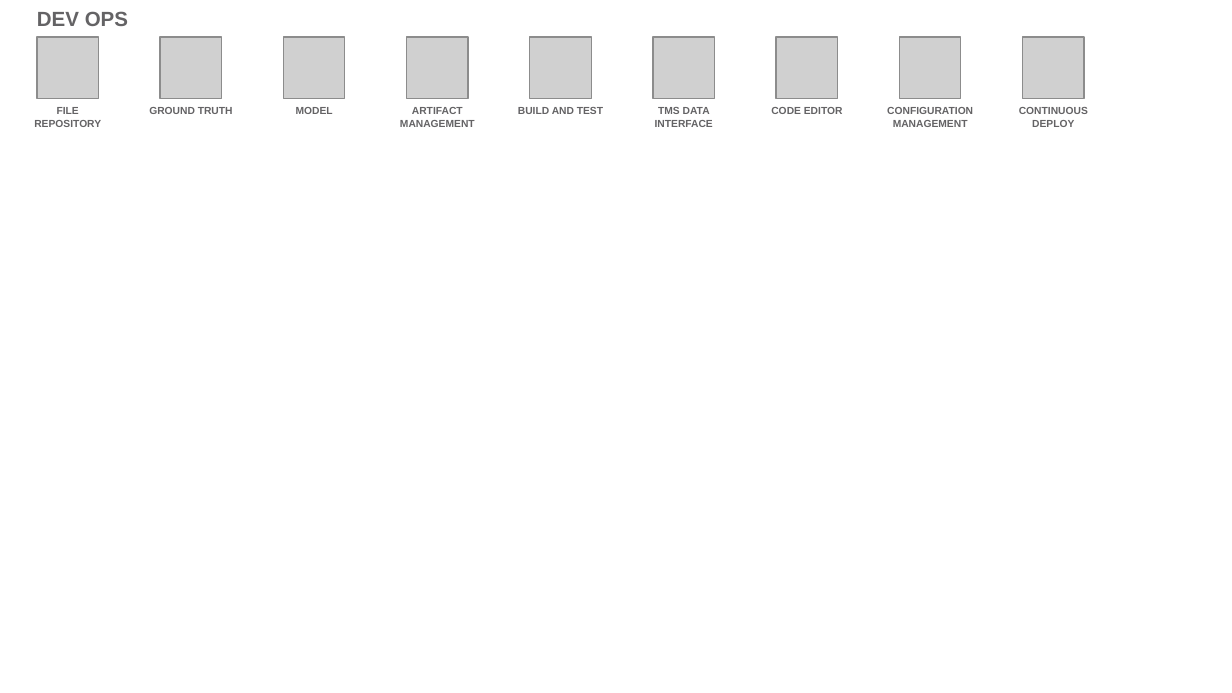
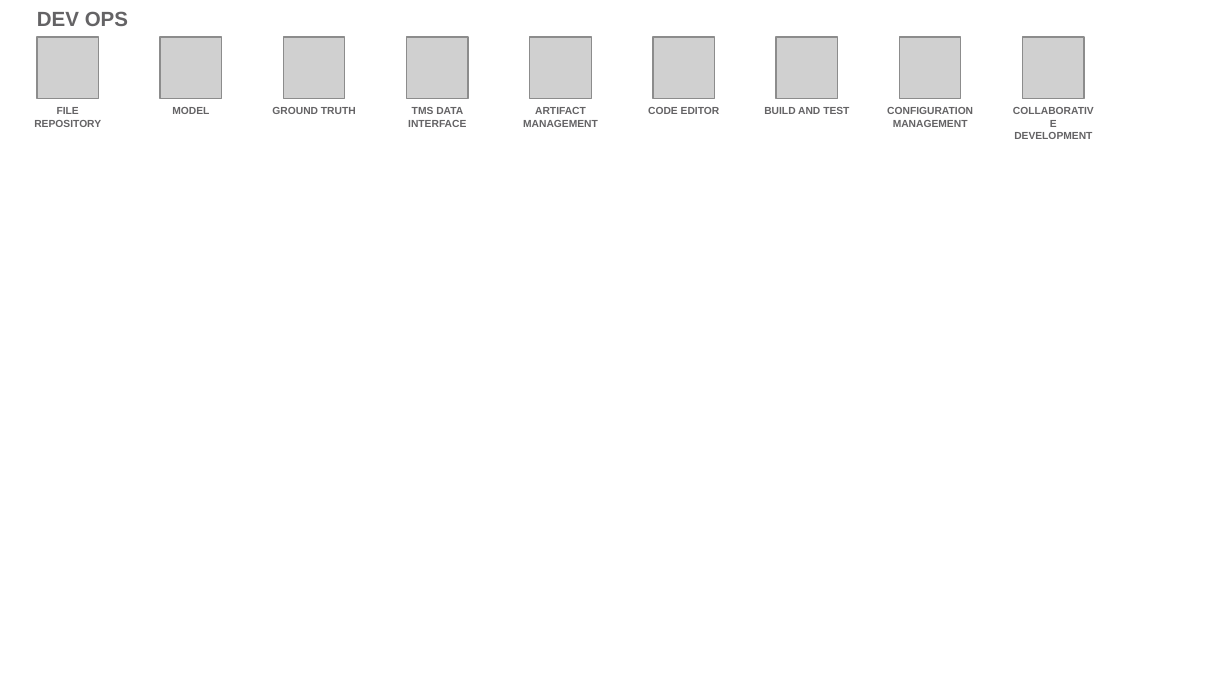
Before and after one commit to l2fprod/myarchitecture, a slide deck: slide 16 of mycatalog-architecture-diagram-template.pptx. Drawn at 1232x693 pixels with LibreOffice and Linux fonts; fonts in the diff are those of the drawing; grey boxes stand for pictures. Boxes give left, top, right and bottom in pixels: in the first picture for what was removed or moved away, otherwise in the second. Text is boxed around its words. In the diff, an @@ line names an element or a change of style, - is before the commit and + after.

```diff
--- a/mycatalog-architecture-diagram-template.pptx
+++ b/mycatalog-architecture-diagram-template.pptx
@@ text "MODEL": place and size @@
-text "MODEL" at (296,107,333,114)
+text "MODEL" at (172,107,209,114)
@@ text "GROUND TRUTH": place and size @@
-text "GROUND TRUTH" at (149,107,233,114)
+text "GROUND TRUTH" at (272,107,356,114)
@@ text "TMS DATA INTERFACE": place and size @@
-text "TMS DATA INTERFACE" at (655,107,713,127)
+text "TMS DATA INTERFACE" at (408,107,466,127)
@@ text "ARTIFACT MANAGEMENT": place and size @@
-text "ARTIFACT MANAGEMENT" at (400,107,475,127)
+text "ARTIFACT MANAGEMENT" at (523,107,598,127)
@@ text "CODE EDITOR": place and size @@
-text "CODE EDITOR" at (771,107,843,114)
+text "CODE EDITOR" at (648,107,720,114)
@@ text "BUILD AND TEST": place and size @@
-text "BUILD AND TEST" at (518,107,603,114)
+text "BUILD AND TEST" at (764,107,849,114)
@@ text at (1014,132,1092,139): text changed @@
-CONTINUOUS DEPLOY
+COLLABORATIVE DEVELOPMENT
```
Also in this commit, not shown: 13 other slides changed, 1 slide added, 1 slide removed.
